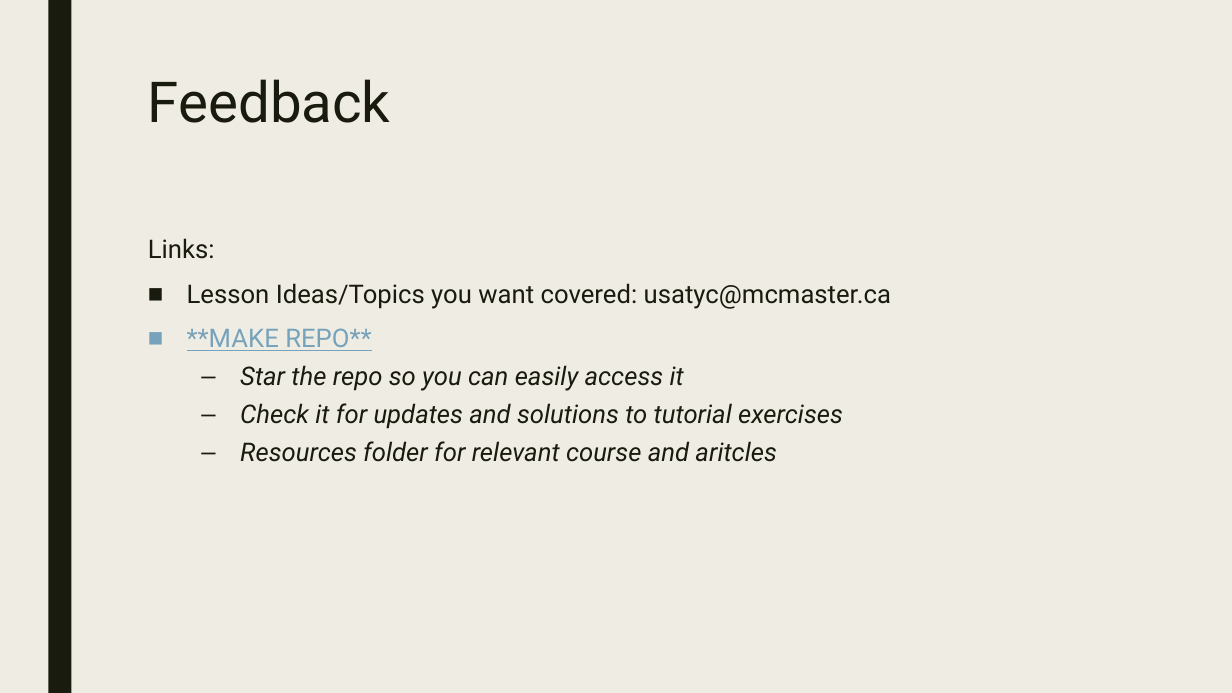
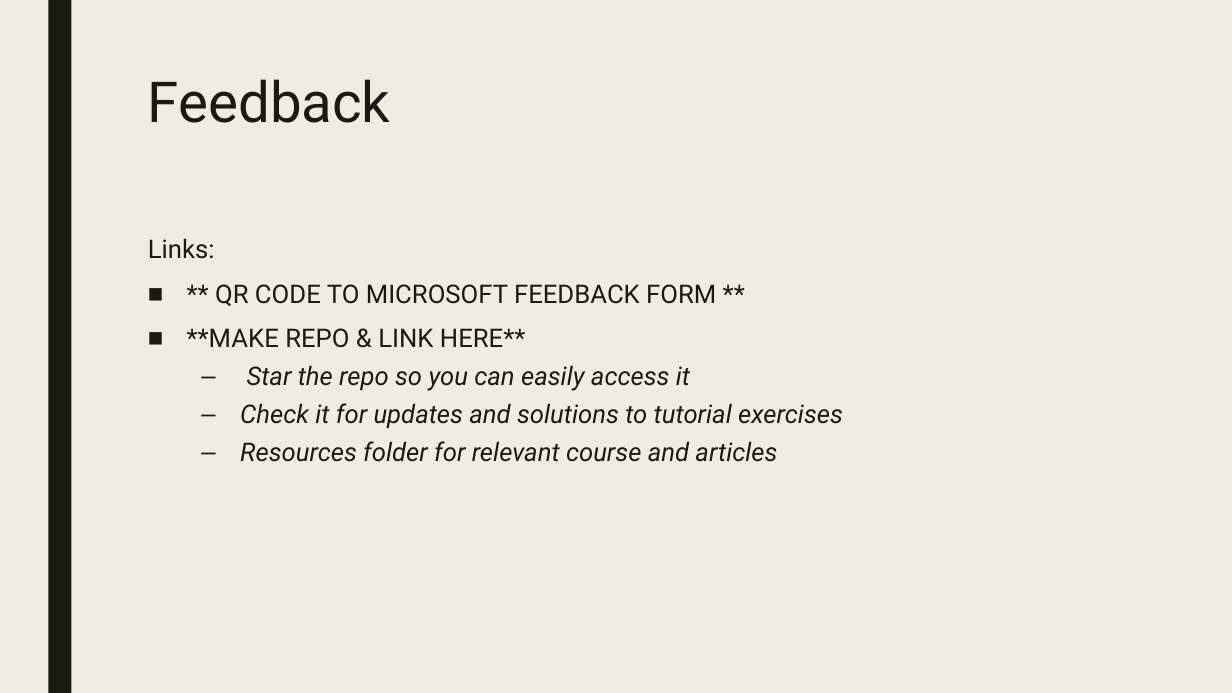
Before and after one commit to ConnorUsaty/MacAIEducation2023, a slide deck: slide 13 of Workshop_Slides/Workshop_1.pptx (slide 9 before the commit). Drawn at 1232x693 pixels with LibreOffice and Linux fonts; fonts in the diff are those of the drawing. Boxes give left, top, right and bottom in pixels: in the first picture for what was removed or moved away, otherwise in the second. Text is boxed around its words. In the diff, an @@ line names an element or a change of style, - is before the commit and + after.

```diff
--- a/Workshop_Slides/Workshop_1.pptx
+++ b/Workshop_Slides/Workshop_1.pptx
@@ text at (187, 284, 716, 348): text changed @@
-■ Lesson Ideas/Topics you want covered: usatyc@mcmaster.ca
-■ **MAKE REPO**
+■ ** QR CODE TO MICROSOFT FEEDBACK FORM **
+■ **MAKE REPO & LINK HERE**
@@ text at (240, 441, 777, 462): text changed @@
-  – Resources folder for relevant course and aritcles
+  – Resources folder for relevant course and articles
```
Also in this commit, not shown: 5 other slides changed, 5 slides added, 1 slide removed.
